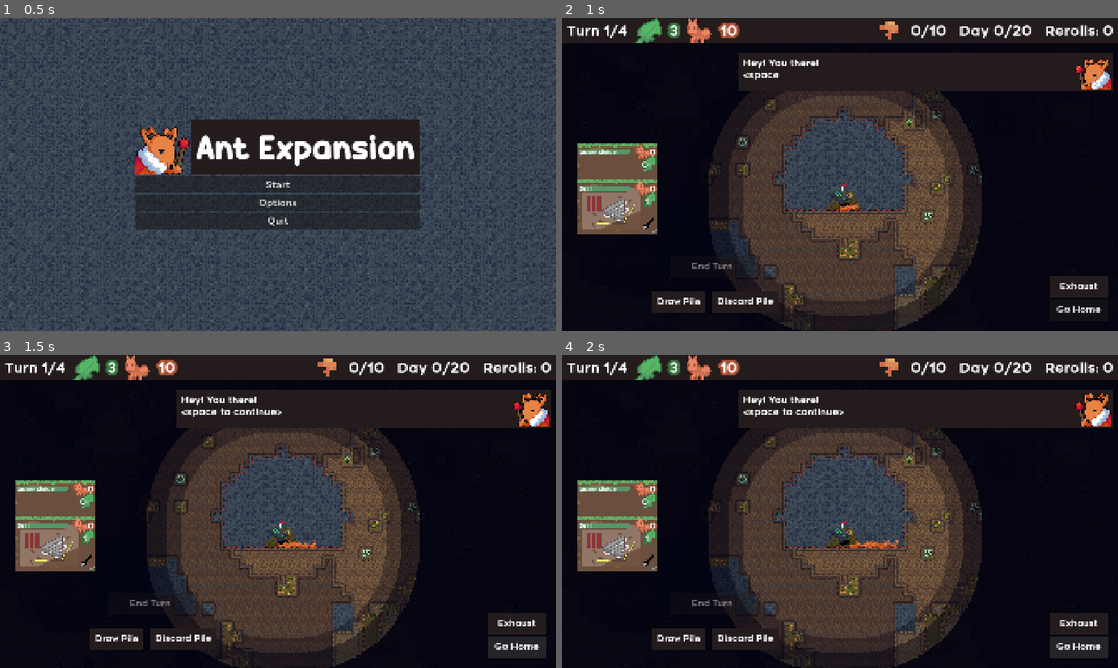
Above: before the commit, frames 1-4 (two rows, left to right).
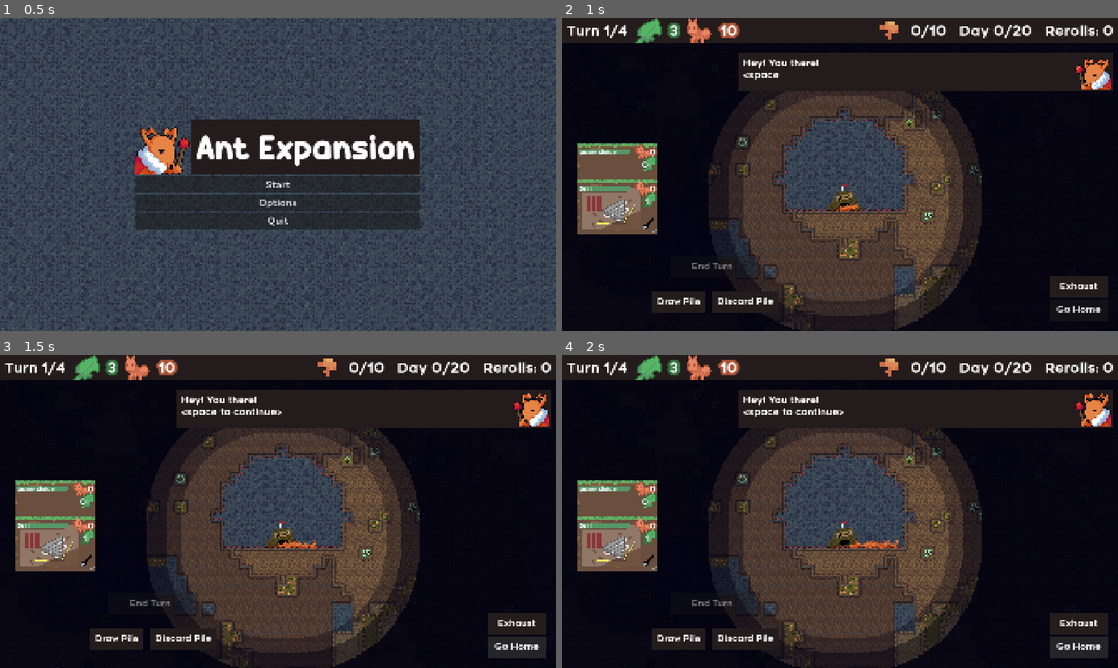
Above: after the commit, the same moments.

Repository: zunda-arrow/pizza-jam-16
Game: Godot game, scene res://menu/menu.tscn
Two runs of this game, one before a commit and one after it. Both use one fixed random seed, a clock stepped at 60 frames per second and the inputs below. The engine's default icon, where the game draws it, is replaced by a stand-in: a white triangle on a blue panel in a dark square.
Inputs:
- Up to frame 1 (0.5 s): no input
- Up to frame 2 (1 s): click "Start" at 0.5 s
- Up to frame 3 (1.5 s): click "Go Home" at 1.25 s
- Up to frame 4 (2 s): no input

Frame 1 is identical in both runs. In frame 2, less than 0.1% of the frame differs, in the area x 48-52%, y 54-60%; in frame 3, less than 0.1%; in frame 4, less than 0.1%.

Commit message:
reward animatons

Diff:
--- a/terrain/terrain.tscn
+++ b/terrain/terrain.tscn
@@ -12,6 +12,7 @@
 [ext_resource type="Script" uid="uid://r5at4ujo1i40" path="res://terrain/fungus_guy.gd" id="9_xcjn4"]
 [ext_resource type="AudioStream" uid="uid://ghgk70wfb143" path="res://assets/sound/muhnee.mp3" id="11_25lit"]
 [ext_resource type="Texture2D" uid="uid://27uehlb6v5ct" path="res://assets/card drop.png" id="11_vjpew"]
+[ext_resource type="Texture2D" uid="uid://baxeji7b0piqj" path="res://assets/reroll.png" id="12_h4r26"]
 
 [sub_resource type="FastNoiseLite" id="FastNoiseLite_nc45s"]
 frequency = 0.05
@@ -185,6 +186,7 @@
 shape = SubResource("CircleShape2D_jk8on")
 
 [node name="CardReward" type="RigidBody2D" parent="." unique_id=895530711]
+visible = false
 z_index = 45
 physics_material_override = SubResource("PhysicsMaterial_jk8on")
 script = ExtResource("9_xcjn4")
@@ -205,7 +207,8 @@
 
 [node name="Sprite2D" type="Sprite2D" parent="RerollReward" unique_id=2026068329]
 texture_filter = 1
-texture = ExtResource("9_jk8on")
+scale = Vector2(4, 4)
+texture = ExtResource("12_h4r26")
 
 [node name="CollisionShape2D" type="CollisionShape2D" parent="RerollReward" unique_id=1692564408]
 shape = SubResource("CircleShape2D_jk8on")
--- a/terrain/terrain_manager.gd
+++ b/terrain/terrain_manager.gd
@@ -250,8 +250,20 @@
 			reroll = 0
 	if card > 0:
 		card_reward.emit(card)
+		var f = $CardReward.duplicate()
+		f.show()
+		f.reset_physics_interpolation()
+		f.position = $GroundMap.map_to_local(cell)
+		add_child(f)
+		f.on_create()
 	if reroll > 0:
 		reroll_earned.emit(reroll)
+		var f = $RerollReward.duplicate()
+		f.show()
+		f.reset_physics_interpolation()
+		f.position = $GroundMap.map_to_local(cell)
+		add_child(f)
+		f.on_create()
 	return value
 
 func set_cracks_for_cell(cell: Vector2i, health: int, initial_health: int):
